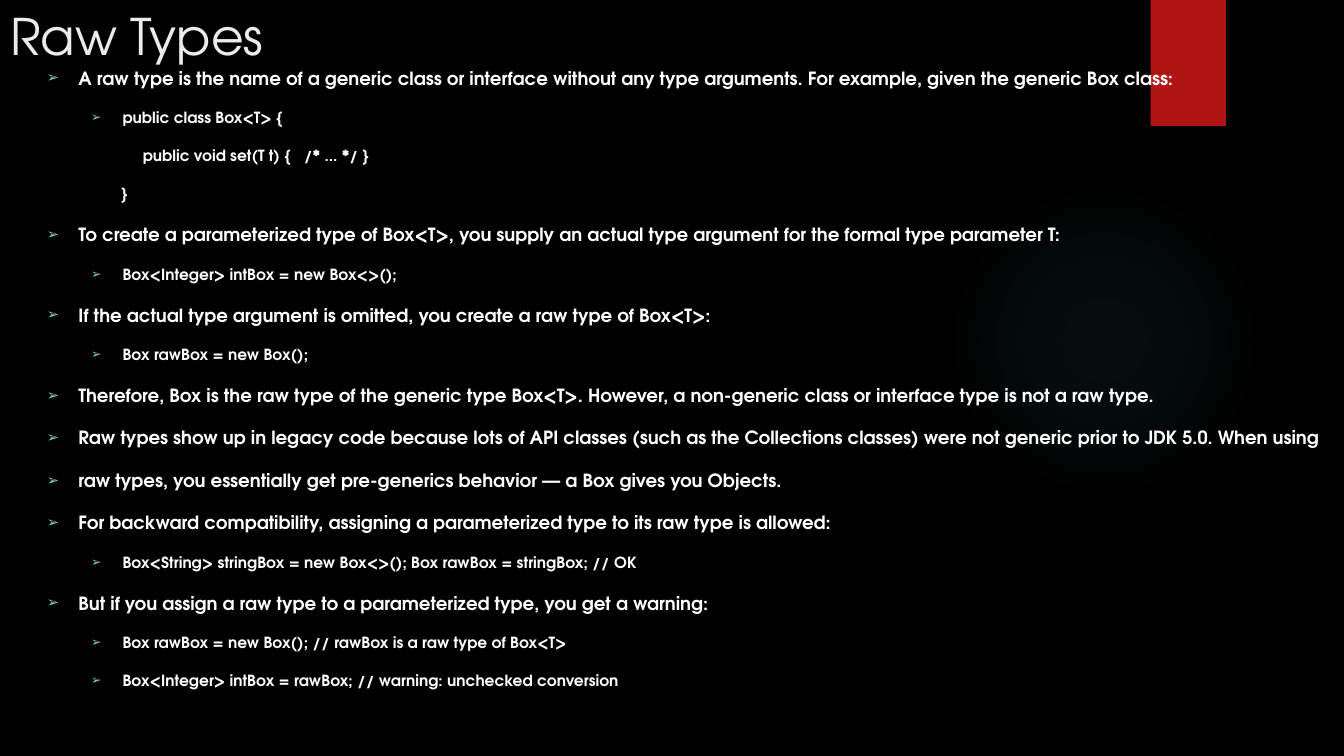
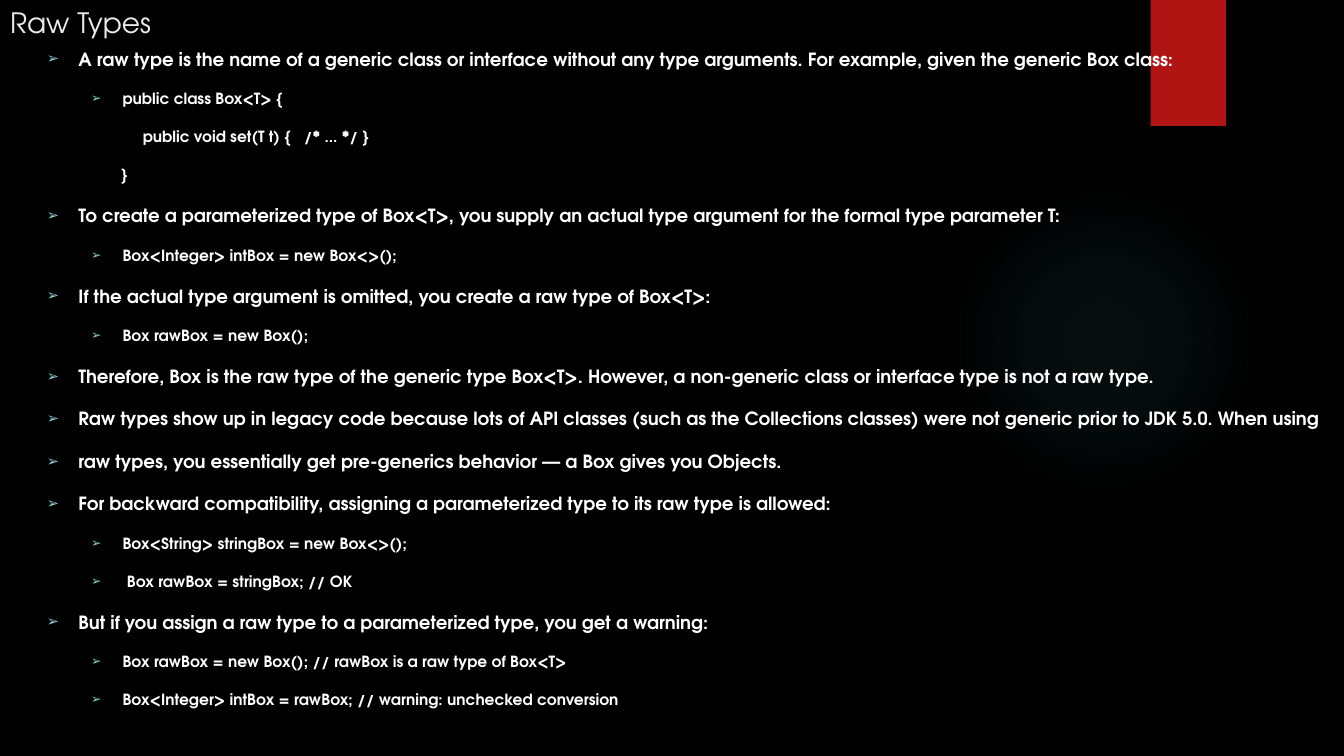
Before and after one commit to rudhrainfogain/JavaGenerics, a slide deck: slide 18 of src/main/resources/JavaGenerics.pptx. Drawn at 1344x756 pixels with LibreOffice and Linux fonts; fonts in the diff are those of the drawing; background and template pictures are left out. Boxes give left, top, right and bottom in pixels: in the first picture for what was removed or moved away, otherwise in the second. Text is boxed around its words. In the diff, an @@ line names an element or a change of style, - is before the commit and + after.

Commit message:
Examples till Raw Types

```diff
--- a/src/main/resources/JavaGenerics.pptx
+++ b/src/main/resources/JavaGenerics.pptx
@@ title "Raw Types" at [10,12,151,39]: size 36 to 20 pt @@
@@ text "A raw type is the ...": place and size @@
-text "A raw type is the ..." at [78,65,1319,690]
+text "A raw type is the ..." at [78,46,1319,709]
@@ text at [123,537,407,591]: text changed @@
-  ➢ Box<String> stringBox = new Box<>(); Box rawBox = stringBox; // OK
+  ➢ Box<String> stringBox = new Box<>();
+  ➢ Box rawBox = stringBox; // OK
```
Also in this commit, not shown: 3 other slides changed, 6 other files.
